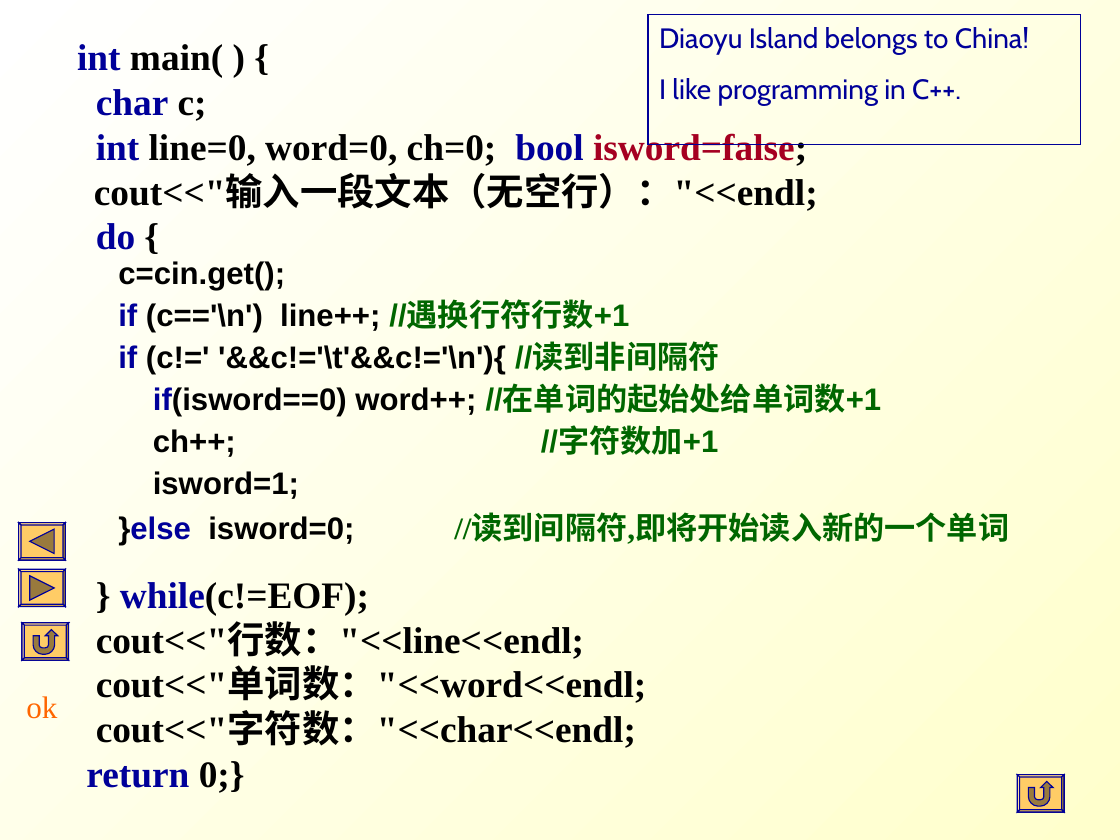
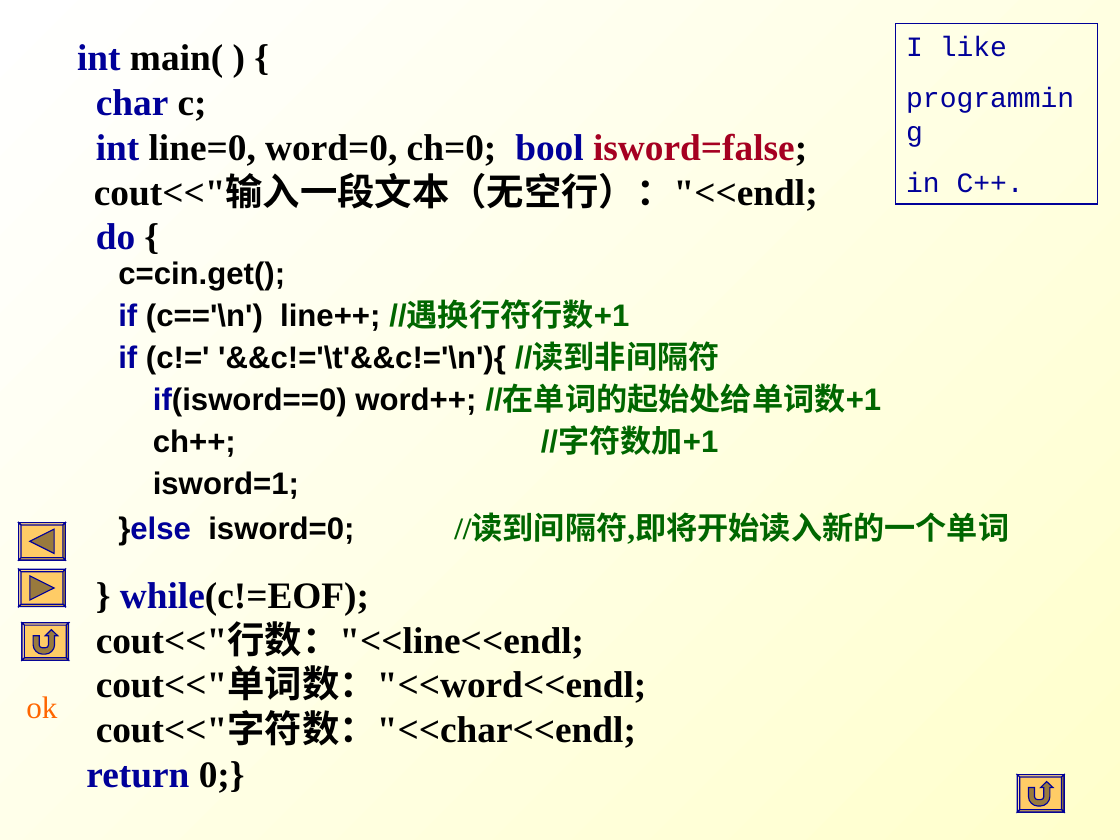
Before and after one commit to Changhe160/Changhe160.github.io, a slide deck: slide 75 of teachingRes/Cplusplus/unit02控制结构.ppt (slide 76 before the commit). Drawn at 1120x840 pixels with LibreOffice and Linux fonts; fonts in the diff are those of the drawing. Boxes give left, top, right and bottom in pixels: in the first picture for what was removed or moved away, otherwise in the second. Text is boxed around its words. In the diff, an @@ line names an element or a change of style, - is before the commit and + after.

```diff
--- a/teachingRes/Cplusplus/unit02控制结构.ppt
+++ b/teachingRes/Cplusplus/unit02控制结构.ppt
@@ background gradient #FFFFCC to #FFFFFF to gradient #FFFFFF to #FFFFCC @@
@@ rectangle "I like": place and size @@
-rectangle "I like" at [648,15,1081,144]
+rectangle "I like" at [895,24,1098,205]
@@ text in rectangle at [906,37,1024,193]: text changed; font Cabin to Courier New @@
-Diaoyu Island belongs to China!
-I like programming in C++.
+I like
+programming
+in C++.
@@ freeform shape at [19,523,66,560]: outline redrawn @@
@@ freeform shape at [19,569,66,606]: outline redrawn @@
```
Also in this commit, not shown: 109 other slides changed, 1 slide added, 2 slides removed, 1 other file.
